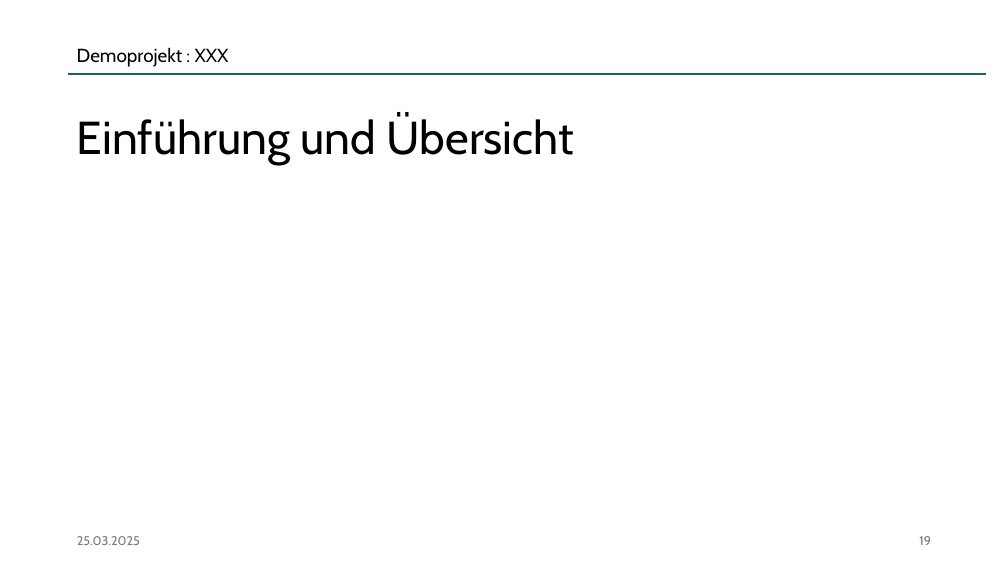
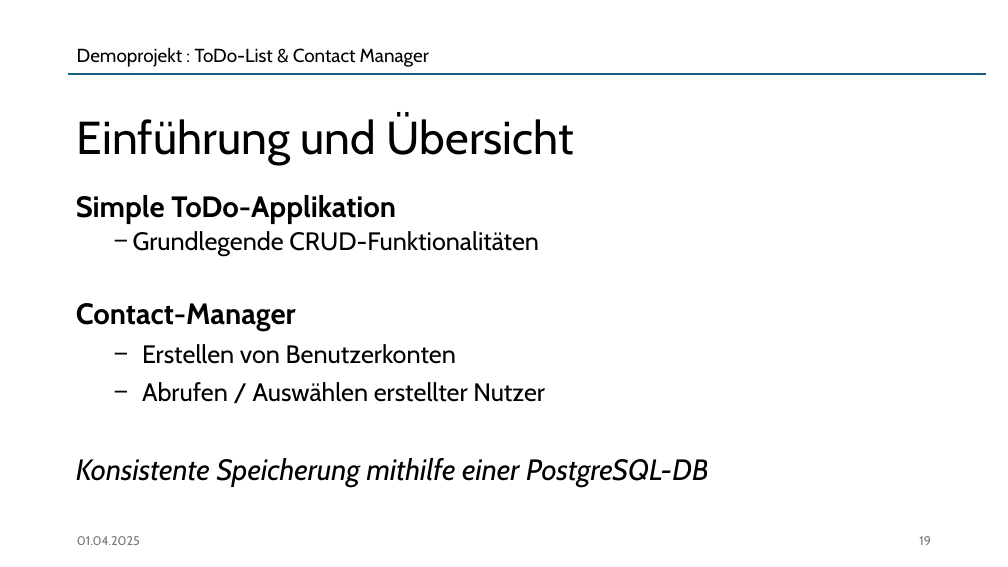
Before and after one commit to jonasaberger/DBI_JavaVaadin, a slide deck: slide 19 of 00_Docs/Projektpraesentation.pptx. Drawn at 1008x567 pixels with LibreOffice and Linux fonts; fonts in the diff are those of the drawing. Boxes give left, top, right and bottom in pixels: in the first picture for what was removed or moved away, otherwise in the second. Text is boxed around its words. In the diff, an @@ line names an element or a change of style, - is before the commit and + after.

```diff
--- a/00_Docs/Projektpraesentation.pptx
+++ b/00_Docs/Projektpraesentation.pptx
@@ text at [77, 47, 429, 67]: text changed @@
-Demoprojekt : XXX
+Demoprojekt : ToDo-List & Contact Manager
@@ text added at [76, 195, 709, 487], 24 pt, text #000000 @@
+Simple ToDo-Applikation
+  − Grundlegende CRUD-Funktionalitäten
+  Contact-Manager
+    − Erstellen von Benutzerkonten
+    − Abrufen / Auswählen erstellter Nutzer
+  Konsistente Speicherung mithilfe einer PostgreSQL-DB
@@ text at [77, 536, 140, 545]: text changed @@
-25.03.2025
+01.04.2025
```
Also in this commit, not shown: 22 other slides changed, 1 slide added, 1 slide removed, 3 other files.
